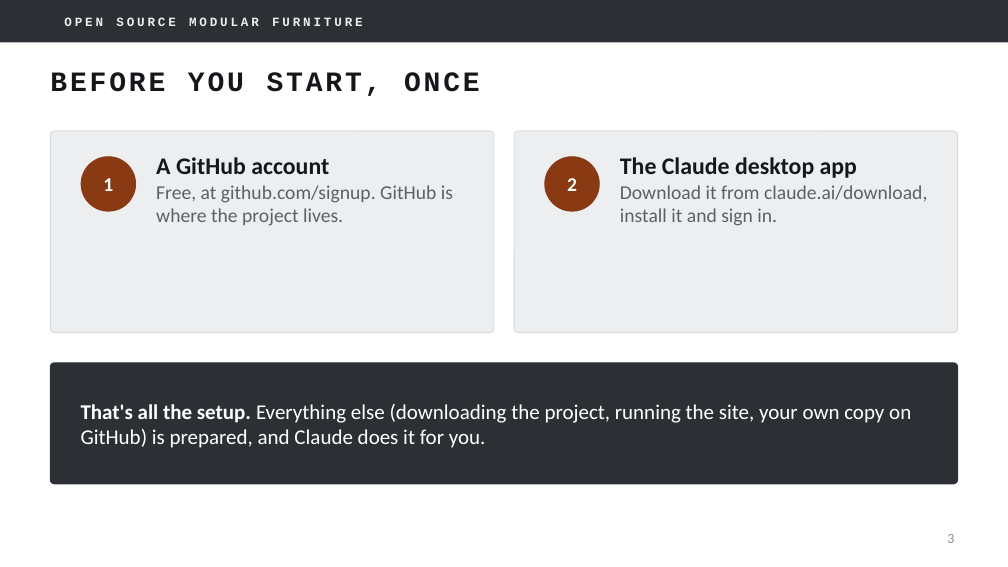
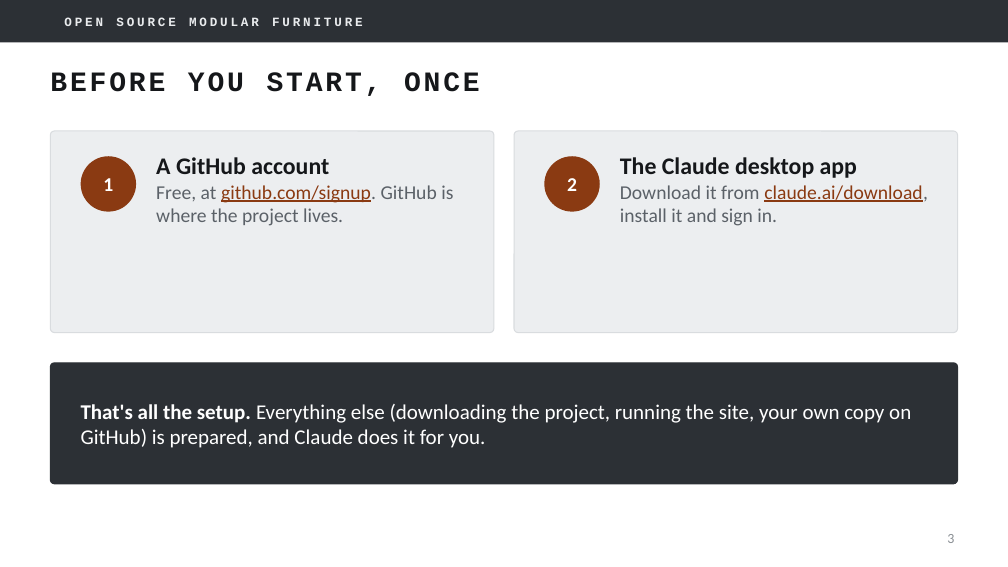
Before and after one commit to mfprado/acrylic-furniture, a slide deck: slide 3 of docs/contributing-guide.pptx. Drawn at 1008x567 pixels with LibreOffice and Linux fonts; fonts in the diff are those of the drawing; background and template pictures are left out. Boxes give left, top, right and bottom in pixels: in the first picture for what was removed or moved away, otherwise in the second. Text is boxed around its words. In the diff, an @@ line names an element or a change of style, - is before the commit and + after.

```diff
--- a/docs/contributing-guide.pptx
+++ b/docs/contributing-guide.pptx
@@ text at box(156, 185, 453, 226): text colour #5B6168 to #8A3A12, underline on in "github.com/signup." @@
@@ text at box(620, 185, 928, 226): text colour #5B6168 to #8A3A12, underline on in "claude.ai/download," @@
```
Also in this commit, not shown: 4 other slides changed, 1 slide removed.
